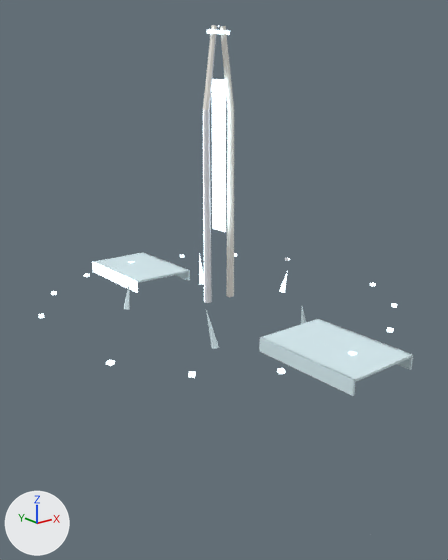
A saved change to the FBX model assets/export/worlds/ethereal_scape/chunk_es_aether_falls.fbx.
One viewpoint serves both versions: a 50 mm lens placed at (-230.0, -292.0, 128.0), pointed at (-1.0, -6.0, 14.0). Arrows for +X, +Y and +Z are at lower left; the lights stay in place. The first picture is the older version. Vertices at exactly the same position are counted once.

Names of what the first picture shows: 'ES_AETHER_FALLS'.
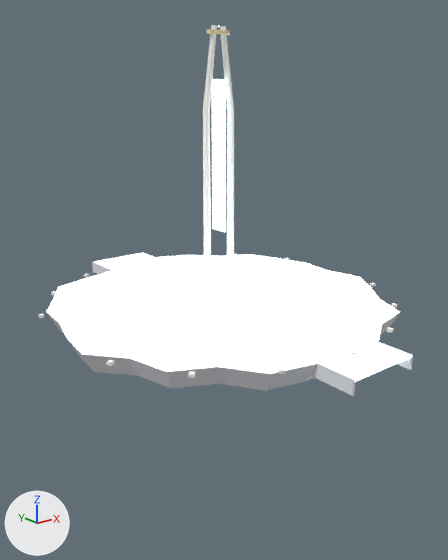
Where the change shows, as pixel boxes (x1, y1, x2, y2) in the pictures (448 x 560 px; the box of a moved part takes in the faces that stretch with it):
part 1 of me_es_aether_falls, added: after (46, 254, 400, 391)
part 2 of me_es_aether_falls, moved or reshaped: before (206, 307, 307, 349); after (207, 301, 303, 334)
part 3 of me_es_aether_falls, moved or reshaped: before (123, 286, 130, 310); after (125, 288, 129, 299)
part 4 of me_es_aether_falls, recoloured: (203, 26, 289, 303) in both
part 5 of me_es_aether_falls, recoloured: (145, 253, 413, 395) in both
part 6 of me_es_aether_falls, recoloured: (94, 253, 412, 382) in both
part 7 of me_es_aether_falls, recoloured: before (92, 262, 138, 293); after (92, 262, 127, 277)
part 8 of me_es_aether_falls, recoloured: (39, 121, 397, 378) in both
part 9 of me_es_aether_falls, recoloured: (207, 29, 230, 35) in both
part 10 of me_es_aether_falls, recoloured: before (199, 253, 287, 293); after (197, 264, 299, 286)

The change, as a list of edits to the scene's bpy script:
```text
Change me_es_aether_falls:
    used by ob_es_aether_falls; location = (0.0, 0.0, 0.0)
    remove me_es_aether_falls.from_pydata(...)  # 1222 vertices, 1275 faces; spans x -128.0..128.0, y -128.0..128.0, z -96.0..160.0
    add me_es_aether_falls.from_pydata(...)  # 1222 vertices, 1305 faces; spans x -128.0..128.0, y -128.0..128.0, z -96.0..160.0
    me_es_aether_falls part 1: a new loose piece of 56 vertices spanning x -106.0..107.0, y -106.0..108.0, z -12.0..0.0
    me_es_aether_falls part 2
    42 vertices are removed from x -109.0..104.0, y -102.0..111.0, z -12.0..0.0
    5 vertices in x 26.0, y 55.0, z 14.0 move by (-2.0, -3.0, -7.0)
    4 vertices in x 60.0, y 1.0, z 7.0 move by (-1.0, -13.0, -1.0)
    4 vertices in x -41.0, y -41.0, z 13.0 move by (1.0, -3.0, -7.0)
    3 vertices in x 55.0..58.0, y 0.0..2.0, z -8.0 move by (-1.0, -13.0, 0.0)
    3 vertices in x 17.0, y -56.0, z 8.0 move by (-4.0, 1.0, 3.0)
    29 vertices move from x -41.0..60.0, y -57.0..56.0, z -8.0..14.0 to x -43.0..59.0, y -60.0..57.0, z -8.0..11.0
    me_es_aether_falls part 3
    14 vertices are removed from x -109.0..-23.0, y 0.0..108.0, z -12.0..0.0
    4 vertices in x -41.0, y 40.0, z 8.0 move by (-3.0, -1.0, -1.0)
    8 vertices move from x -47.0..-41.0, y 36.0..40.0, z -8.0..8.0 to x -48.0..-44.0, y 34.0..38.0, z -8.0..7.0
    me_es_aether_falls part 4: 29 faces spanning x -11.0..102.0, y -2.0..43.0, z -1.0..160.0 switch from mat_cloudstone (white #e4e6eb) to mat_templeivory (white #f6f4ec)
    me_es_aether_falls part 5: 18 faces spanning x -23.0..23.0, y -128.0..128.0, z -8.0..0.0 switch from mat_skycrystal (pale blue #dcf1f6) to mat_cloudstone (white #e4e6eb)
    me_es_aether_falls part 6: 12 faces spanning x -22.0..22.0, y -128.0..128.0, z -1.0..0.0 switch from mat_skycrystal (pale blue #dcf1f6) to mat_portalglow (pale blue #e3f6ff, glowing pale blue #e3f6ff)
    me_es_aether_falls part 7: 6 faces spanning x -23.0..-21.0, y 64.0..128.0, z -8.0..0.0 switch from mat_portalglow (pale blue #e3f6ff, glowing pale blue #e3f6ff) to mat_cloudstone (white #e4e6eb)
    me_es_aether_falls part 8: 85 faces spanning x -102.0..102.0, y -110.0..110.0, z -1.0..115.0 switch from mat_portalglow (pale blue #e3f6ff, glowing pale blue #e3f6ff) to mat_templeivory (white #f6f4ec)
    me_es_aether_falls part 9: 6 faces spanning x -7.0..7.0, y -2.0..2.0, z 156.0..158.0 switch from mat_portalglow (pale blue #e3f6ff, glowing pale blue #e3f6ff) to mat_templegold (beige #f0daa5)
    me_es_aether_falls part 10: 30 faces spanning x 20.0..59.0, y -13.0..57.0, z -8.0..7.0 switch from mat_portalglow (pale blue #e3f6ff, glowing pale blue #e3f6ff) to mat_skycrystal (pale blue #dcf1f6)
```
